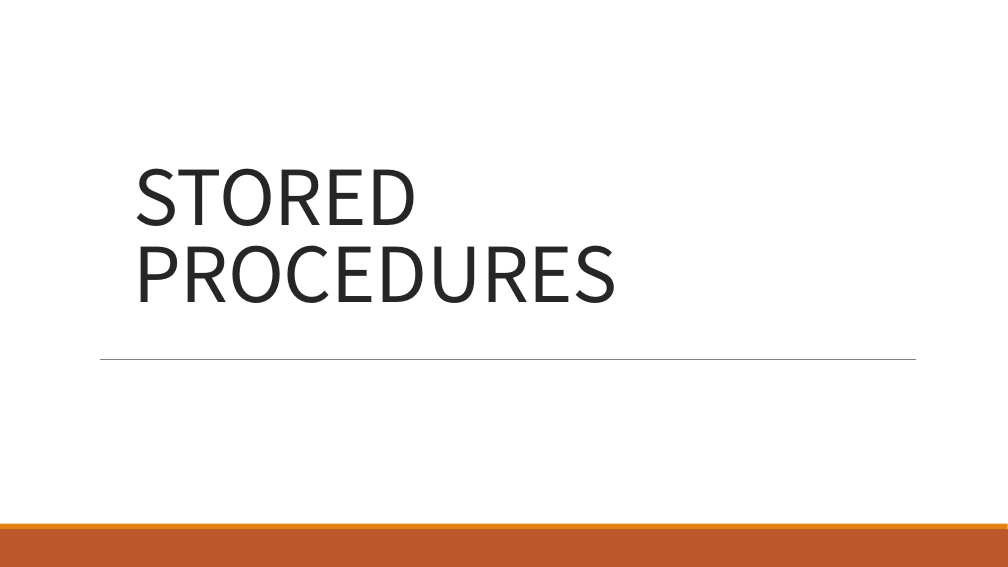
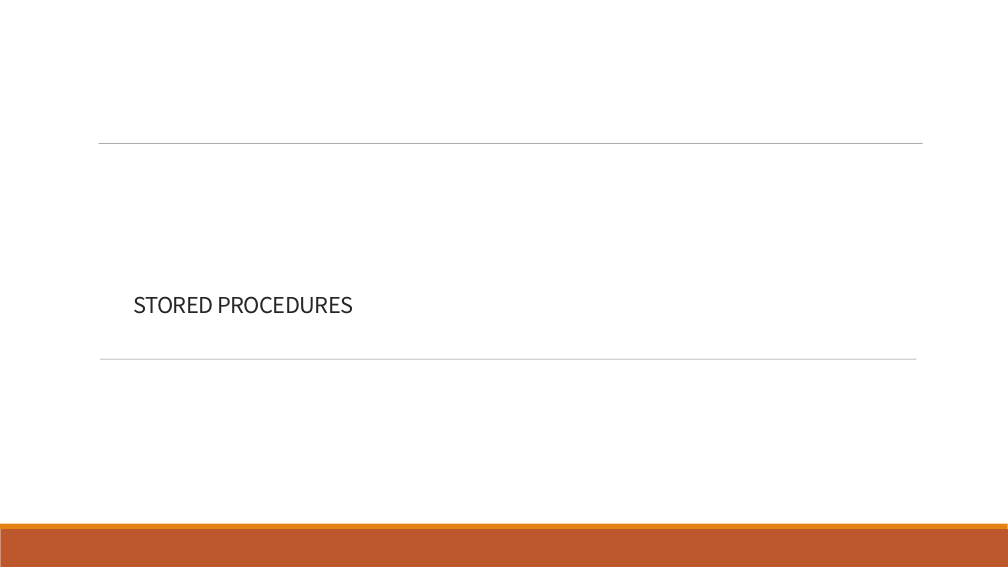
Before and after one commit to Miranda-03/Meltdown-IPM, a slide deck: slide 4 of MongoDB - Glovo/powerPoint.pptx. Drawn at 1008x567 pixels with LibreOffice and Linux fonts; fonts in the diff are those of the drawing. Boxes give left, top, right and bottom in pixels: in the first picture for what was removed or moved away, otherwise in the second. Text is boxed around its words. In the diff, an @@ line names an element or a change of style, - is before the commit and + after.

```diff
--- a/MongoDB - Glovo/powerPoint.pptx
+++ b/MongoDB - Glovo/powerPoint.pptx
@@ line added from (99, 144) to (923, 144), #808080 0.51 pt @@
@@ text "STORED PROCEDURES" at (133,296,353,314): size 72 to 20.8 pt @@
@@ line (100, 359) - (917, 359): stroke #808080 0.5 pt to #808080 0.51 pt @@
```
Also in this commit, not shown: 10 other slides changed.
